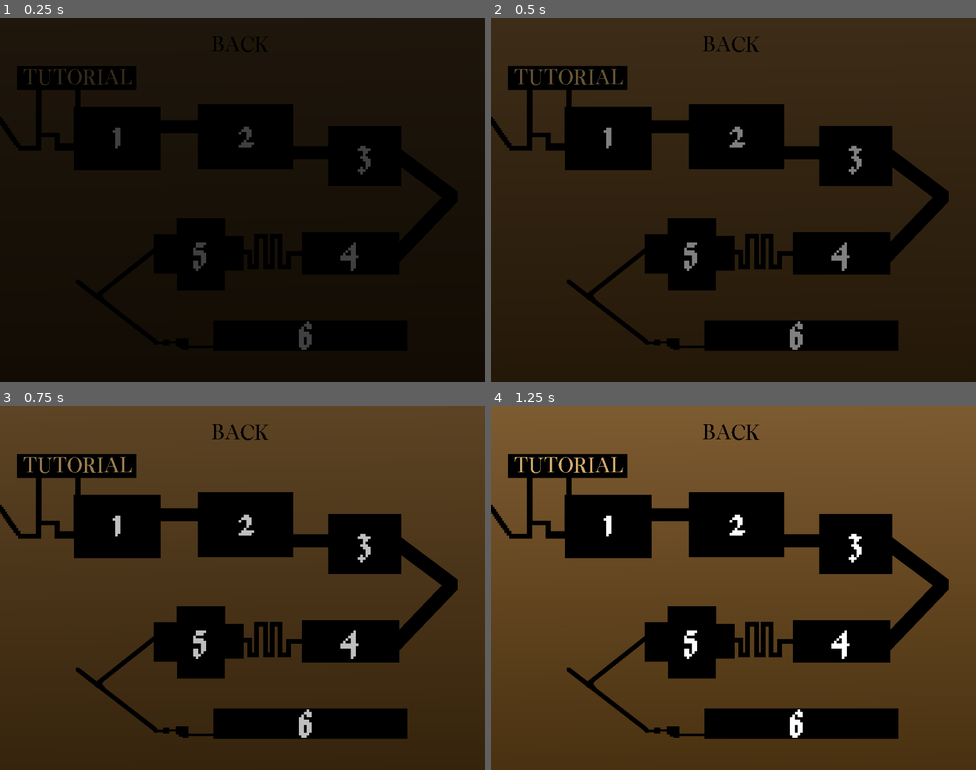
Above: before the commit, frames 1-4 (two rows, left to right).
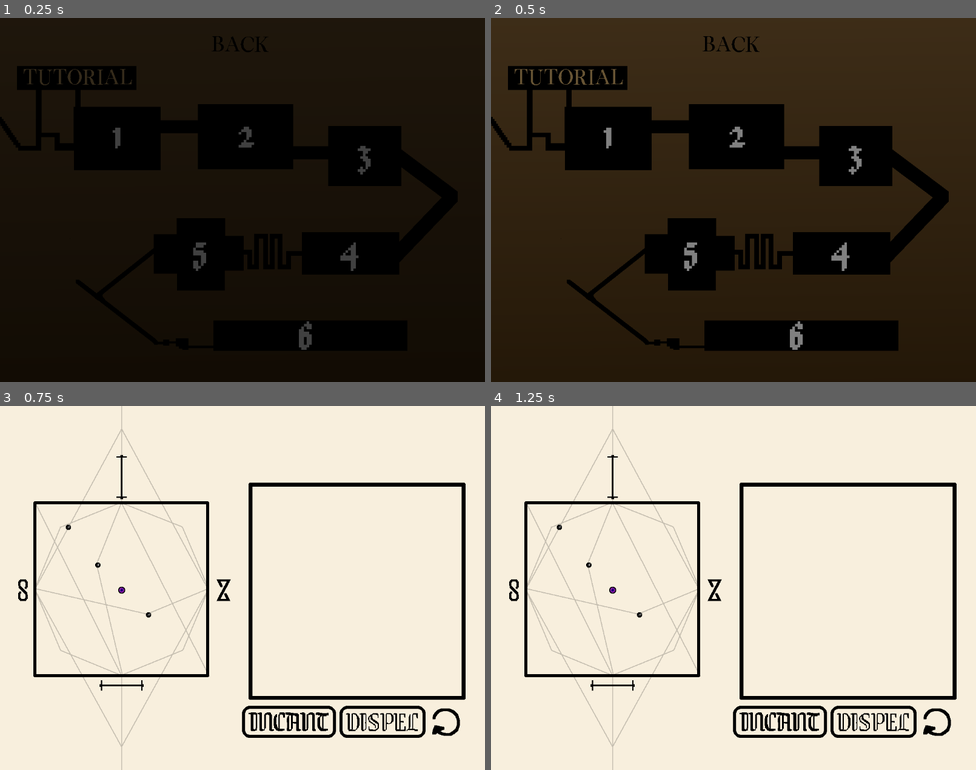
Above: after the commit, the same moments.

Repository: lohchness/Cursebreaker
Game: Godot game, scene res://scenes/level_select.tscn
The game is run twice, just before and just after one commit, with the same random seed, the same clock (stepped at 60 frames per second) and the same inputs. This scene is started directly instead of the project's main scene.
Inputs:
- Up to frame 1 (0.25 s): no input
- Up to frame 2 (0.5 s): no input
- Up to frame 3 (0.75 s): click "1" at 0.5 s
- Up to frame 4 (1.25 s): no input

Frames 1-2 are identical in both runs. In frame 3, 98% of the frame differs, in the area x 0-100%, y 0-100%; in frame 4, 99%.

Commit message:
Connect levels to level select

Diff:
--- a/scenes/Level1.tscn
+++ b/scenes/Level1.tscn
@@ -1,9 +1,11 @@
-[gd_scene load_steps=3 format=3 uid="uid://s00l5vnndmir"]
+[gd_scene load_steps=4 format=3 uid="uid://s00l5vnndmir"]
 
 [ext_resource type="PackedScene" uid="uid://w015m2tf04rx" path="res://scenes/level.tscn" id="1_bwv4p"]
+[ext_resource type="PackedScene" uid="uid://cyrc4m360r256" path="res://scenes/Level2.tscn" id="2_dw26h"]
 [ext_resource type="PackedScene" uid="uid://wsdpdrm1raeu" path="res://scenes/target.tscn" id="2_odhdn"]
 
 [node name="Level" instance=ExtResource("1_bwv4p")]
+next = ExtResource("2_dw26h")
 
 [node name="Target" parent="Targets" index="0" instance=ExtResource("2_odhdn")]
 position = Vector2(343, 482)
--- a/scenes/Level2.tscn
+++ b/scenes/Level2.tscn
@@ -1,9 +1,11 @@
-[gd_scene load_steps=3 format=3 uid="uid://cyrc4m360r256"]
+[gd_scene load_steps=4 format=3 uid="uid://cyrc4m360r256"]
 
 [ext_resource type="PackedScene" uid="uid://w015m2tf04rx" path="res://scenes/level.tscn" id="1_kkoku"]
 [ext_resource type="PackedScene" uid="uid://wsdpdrm1raeu" path="res://scenes/target.tscn" id="2_l6gr7"]
+[ext_resource type="PackedScene" uid="uid://bcxfmv30rk21n" path="res://scenes/Level3.tscn" id="2_sp0w3"]
 
 [node name="Level" instance=ExtResource("1_kkoku")]
+next = ExtResource("2_sp0w3")
 metadata/_edit_horizontal_guides_ = [347.0]
 metadata/_edit_vertical_guides_ = [281.0]
 
--- a/scenes/level_select.tscn
+++ b/scenes/level_select.tscn
@@ -142,3 +142,6 @@
 
 [connection signal="pressed" from="Back" to="." method="_on_back_pressed"]
 [connection signal="pressed" from="Tutorial" to="." method="_on_tutorial_pressed"]
+[connection signal="pressed" from="Level1" to="." method="_on_level_1_pressed"]
+[connection signal="pressed" from="Level2" to="." method="_on_level_2_pressed"]
+[connection signal="pressed" from="Level3" to="." method="_on_level_3_pressed"]
--- a/scripts/level_select.gd
+++ b/scripts/level_select.gd
@@ -17,3 +17,12 @@
 
 func _on_tutorial_pressed() -> void:
 	get_tree().change_scene_to_file("res://scenes/tutorial_page_1.tscn")
+
+func _on_level_1_pressed() -> void:
+	get_tree().change_scene_to_file("res://scenes/Level1.tscn")
+
+func _on_level_2_pressed() -> void:
+	get_tree().change_scene_to_file("res://scenes/Level2.tscn")
+
+func _on_level_3_pressed() -> void:
+	get_tree().change_scene_to_file("res://scenes/Level3.tscn")
